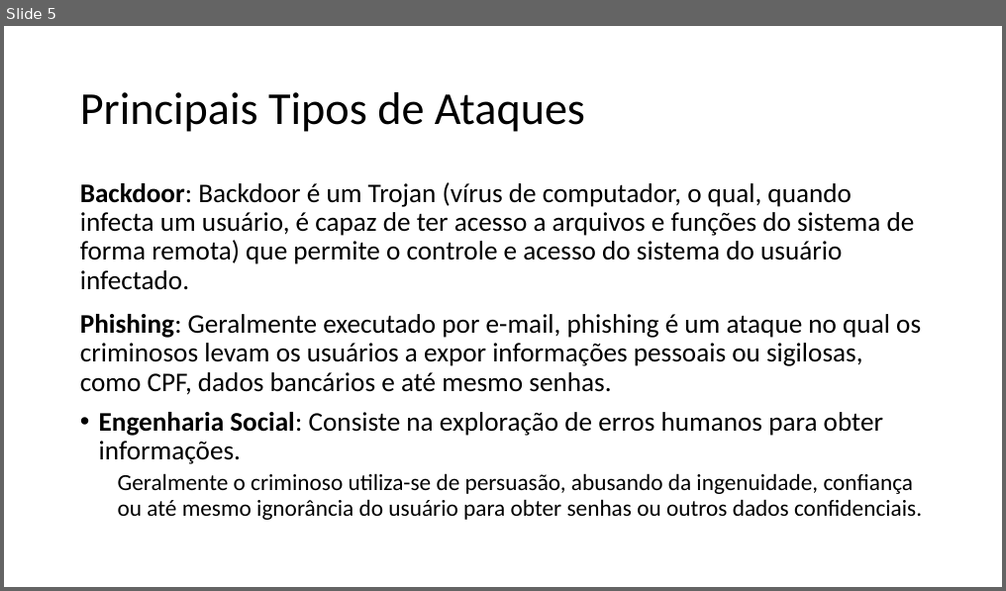
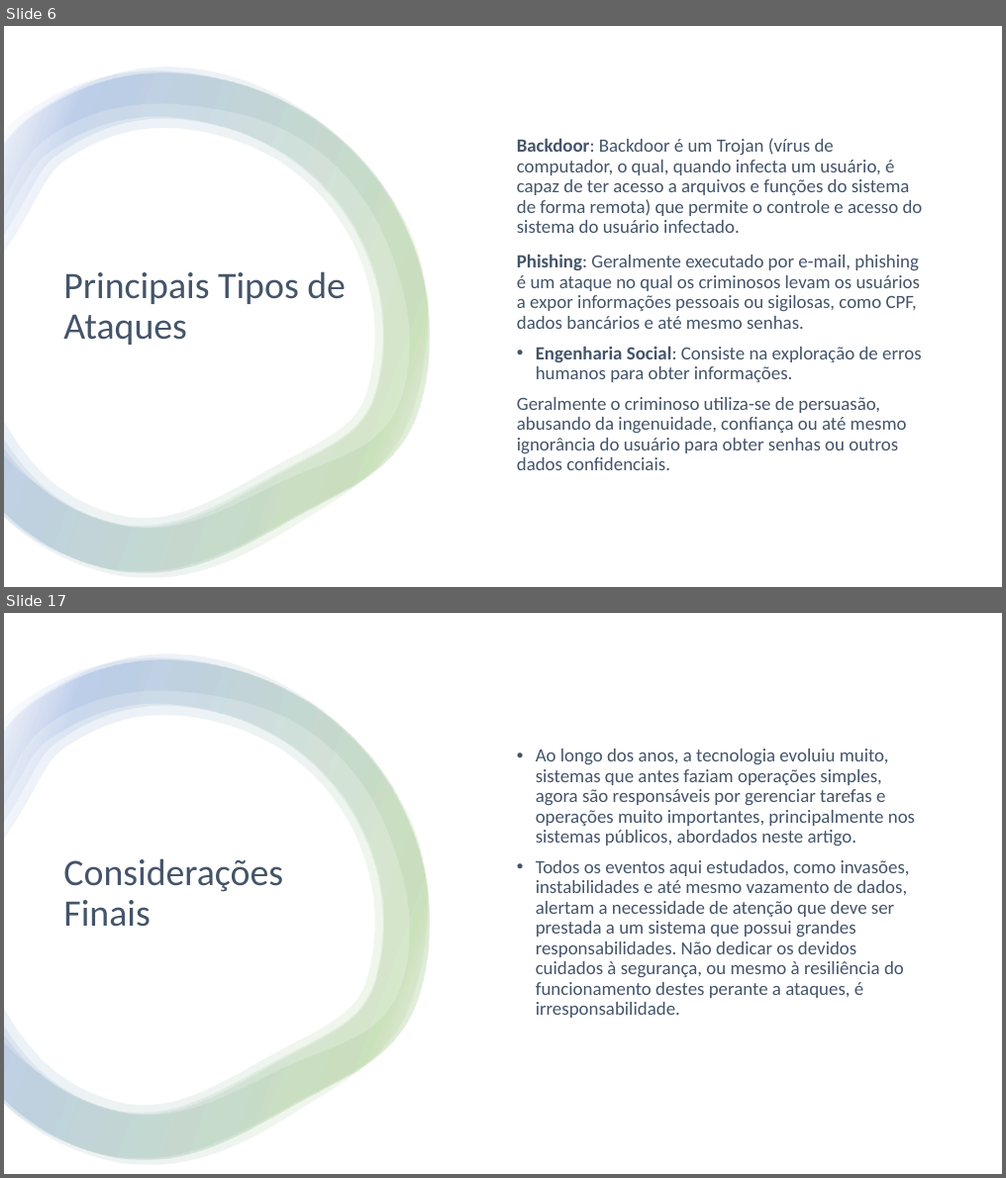
Before and after one commit to Material-IFSP/MPC-4, a slide deck: Apresentação.pptx. Shown one above the other, each under a label of ours: slide 5 before the commit, slides 6 and 17 after it; the slides between them are not shown. The pictures are 1006x591 and 1006x1178 pixels, drawn with LibreOffice and Linux fonts; fonts in the diff are those of the drawing. Boxes give left, top, right and bottom in pixels: in the first picture for what was removed or moved away, otherwise in the second. Text is boxed around its words. In the diff, an @@ line names an element or a change of style, - is before the commit and + after.

```diff
--- a/Apresentação.pptx
+++ b/Apresentação.pptx
@@ slide 17 added at bbox=[4, 613, 1002, 1174], background #FFFFFF @@
@@ rectangle added at bbox=[4, 613, 1002, 1174], fill #FFFFFF @@
@@ group added at bbox=[4, 655, 430, 1165]: 4 freeform shapes @@
@@ text added at bbox=[536, 749, 915, 1018], 18 pt, text #44546A @@
+• Ao longo dos anos, a tecnologia evoluiu muito, sistemas que antes faziam operações simples, agora são responsáveis por gerenciar tarefas e operações muito importantes, principalmente nos sistemas públicos, abordados neste artigo.
+• Todos os eventos aqui estudados, como invasões, instabilidades e até mesmo vazamento de dados, alertam a necessidade de atenção que deve ser prestada a um sistema que possui grandes responsabilidades. Não dedicar os devidos cuidados à segurança, ou mesmo à resiliência do funcionamento destes perante a ataques, é irresponsabilidade.
@@ title added at bbox=[63, 859, 283, 927], 36 pt, text #44546A @@
+Considerações Finais
@@ what was slide 5 is now slide 6 @@
@@ slide 6 changed as well @@
@@ rectangle added at bbox=[4, 26, 1002, 587], fill #FFFFFF @@
@@ group added at bbox=[4, 68, 430, 578]: 4 freeform shapes @@
@@ text "Backdoor: Backdoor é um Trojan ...": place and size @@
-text "Backdoor: Backdoor é um Trojan ..." at bbox=[80, 182, 922, 520]
+text "Backdoor: Backdoor é um Trojan ..." at bbox=[517, 138, 923, 471]
@@ text "Backdoor: Backdoor é um Trojan ..." at bbox=[517, 138, 923, 471]: size 25.9 to 18 pt in "Backdoor: Backdoor é um Trojan (vírus de ..."; text colour #000000 to #44546A; size 22.2 to 18 pt in "Geralmente o criminoso utiliza-se de persuasão, abusando ..."; list level 2 to 1 in "Geralmente o criminoso utiliza-se de ..."; vertical alignment top to middle @@
@@ title "Principais Tipos de Ataques": place and size @@
-title "Principais Tipos de Ataques" at bbox=[80, 92, 585, 132]
+title "Principais Tipos de Ataques" at bbox=[63, 272, 346, 345]
@@ title "Principais Tipos de Ataques" at bbox=[63, 272, 346, 345]: size 44 to 36 pt, text colour #000000 to #44546A @@
```
Also in this commit, not shown: 5 other slides changed, 15 other slides added, 6 slides removed.
